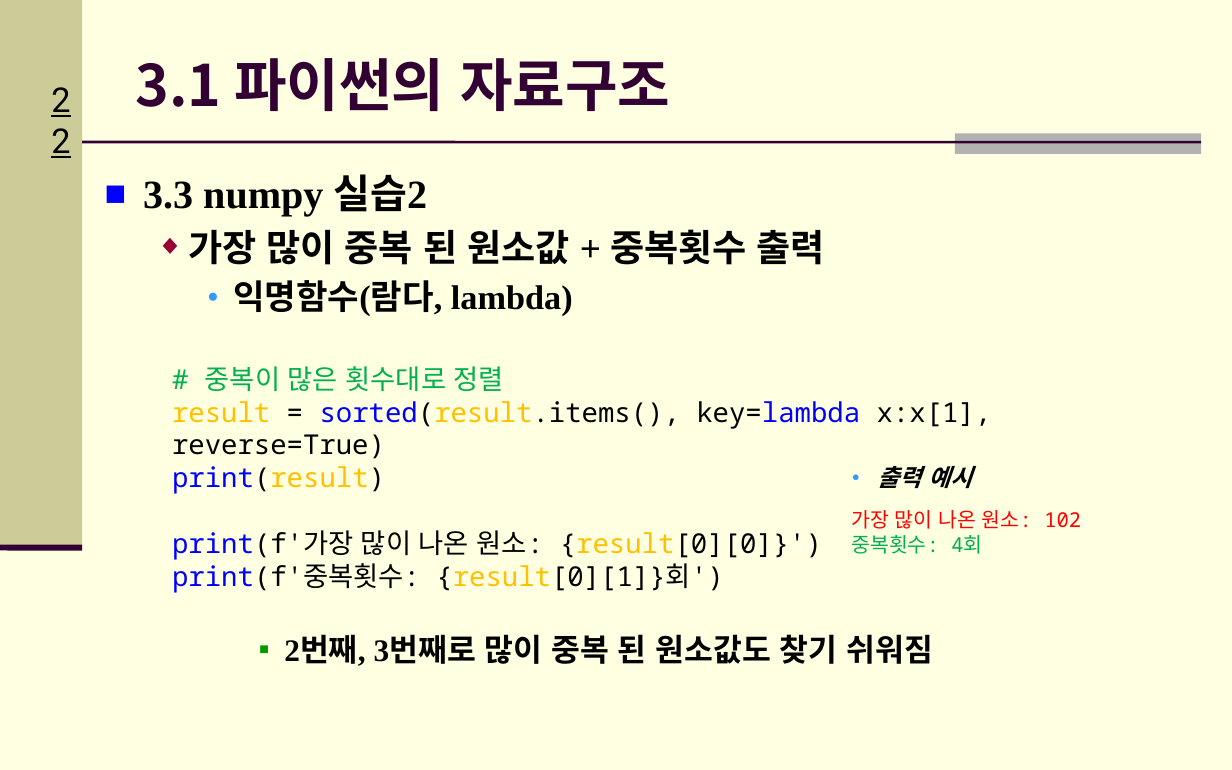
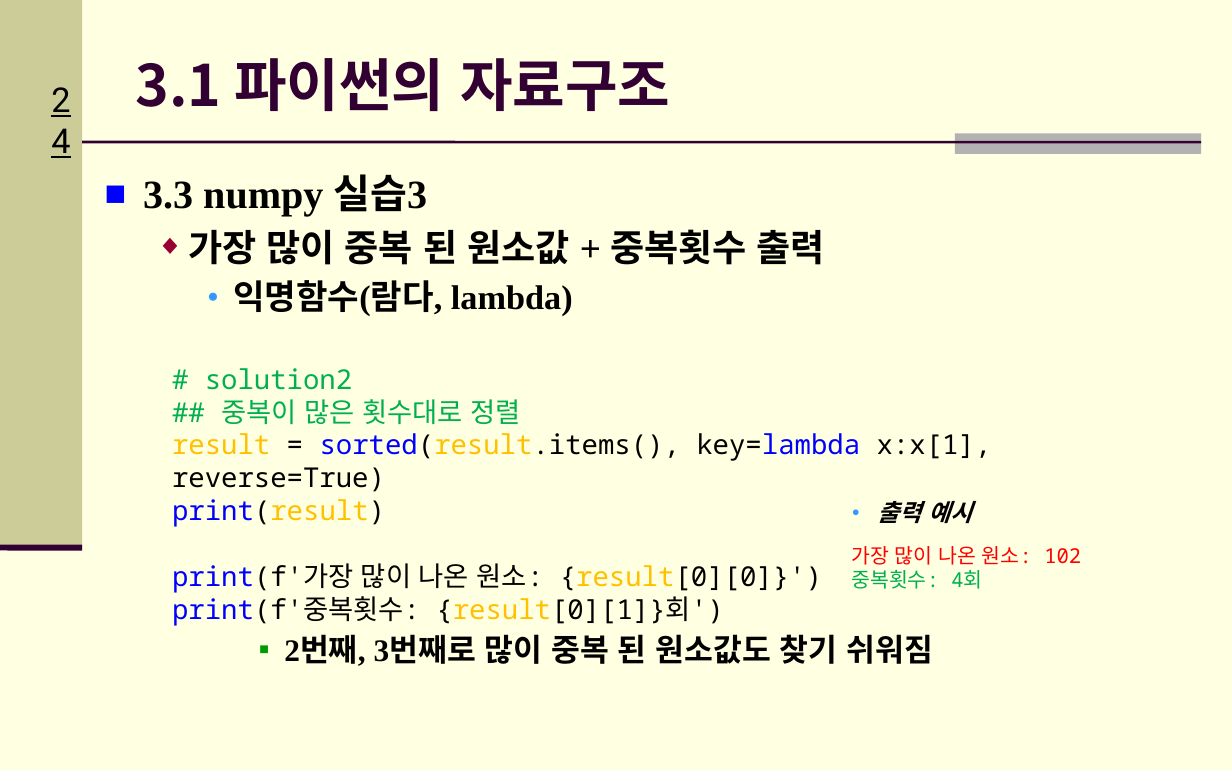
Before and after one commit to Hitbee-dev/OpenCV-Python, a slide deck: slide 24 of 2022-09-20/documents/CH_03_파이썬 기초_실습2.pptx (slide 22 before the commit). Drawn at 1232x770 pixels with LibreOffice and Linux fonts; fonts in the diff are those of the drawing; background and template pictures are left out. Boxes give left, top, right and bottom in pixels: in the first picture for what was removed or moved away, otherwise in the second. Text is boxed around its words. In the diff, an @@ line names an element or a change of style, - is before the commit and + after.

```diff
--- a/2022-09-20/documents/CH_03_파이썬 기초_실습2.pptx
+++ b/2022-09-20/documents/CH_03_파이썬 기초_실습2.pptx
@@ page number at (31,73,91,127): text changed @@
-22
+24
@@ text at (143,174,427,216): text changed @@
-■ 3.3 numpy 실습2
+■ 3.3 numpy 실습3
@@ text at (205,368,520,425): text changed @@
-# 중복이 많은 횟수대로 정렬
+# solution2
+## 중복이 많은 횟수대로 정렬
@@ text "출력 예시": place and size @@
-text "출력 예시" at (877,466,972,488)
+text "출력 예시" at (877,501,972,523)
@@ text "가장 많이 나온 원소: 102": place and size @@
-text "가장 많이 나온 원소: 102" at (851,510,1081,554)
+text "가장 많이 나온 원소: 102" at (851,546,1081,589)
```
Also in this commit, not shown: 5 other slides changed, 2 slides added, 1 other file.
